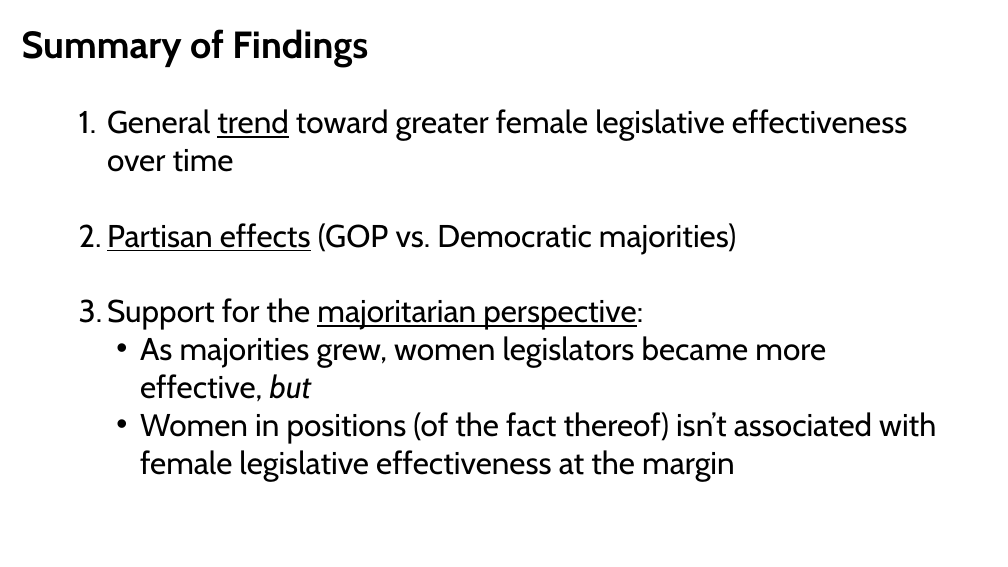
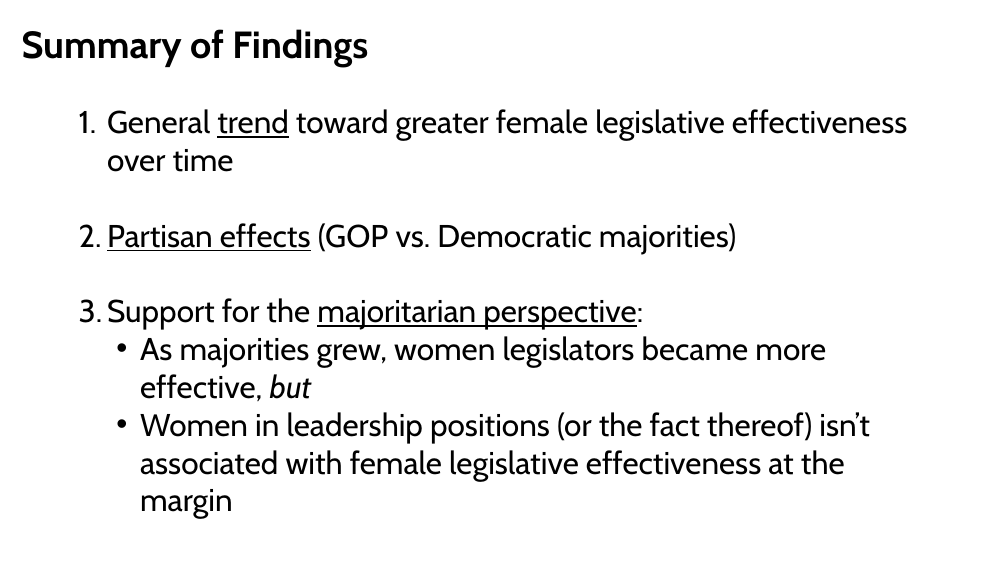
Before and after one commit to PrisonRodeo/Miscellaneous, a slide deck: slide 6 of WPSA-Slides.pptx. Drawn at 1008x567 pixels with LibreOffice and Linux fonts; fonts in the diff are those of the drawing; background and template pictures are left out. Boxes give left, top, right and bottom in pixels: in the first picture for what was removed or moved away, otherwise in the second. Text is boxed around its words. In the diff, an @@ line names an element or a change of style, - is before the commit and + after.

Commit message:
WPSA 2024 Slides

```diff
--- a/WPSA-Slides.pptx
+++ b/WPSA-Slides.pptx
@@ text at <box>140,412,870,518</box>: text changed @@
-  • Women in positions (of the fact thereof) isn’t associated with female legislative effectiveness at the margin
+  • Women in leadership positions (or the fact thereof) isn’t associated with female legislative effectiveness at the margin
```
Also in this commit, not shown: 1 other file.
